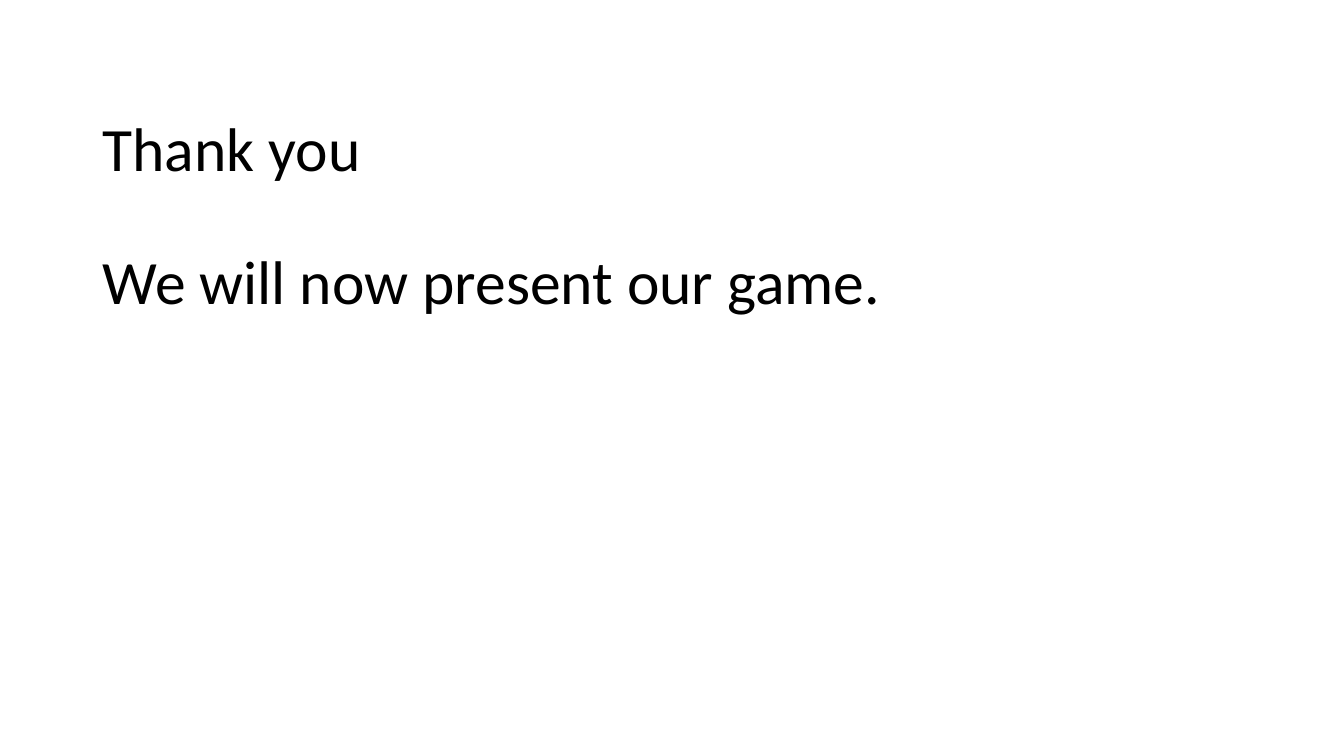
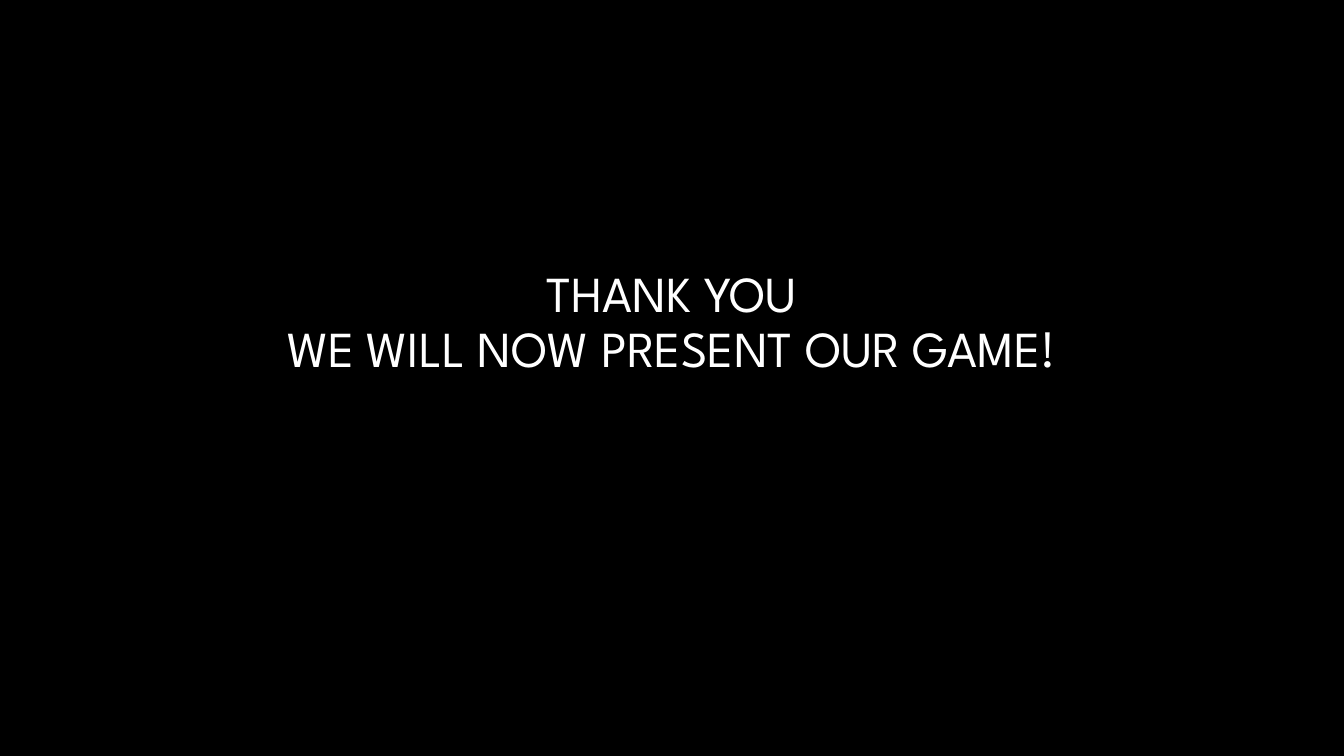
Before and after one commit to christian-plourde/COMP376-Project, a slide deck: slide 6 of Final demo presentation/Mistborn Ragnarok.pptx. Drawn at 1344x756 pixels with LibreOffice and Linux fonts; fonts in the diff are those of the drawing; background and template pictures are left out. Boxes give left, top, right and bottom in pixels: in the first picture for what was removed or moved away, otherwise in the second. Text is boxed around its words. In the diff, an @@ line names an element or a change of style, - is before the commit and + after.

```diff
--- a/Final demo presentation/Mistborn Ragnarok.pptx
+++ b/Final demo presentation/Mistborn Ragnarok.pptx
@@ background #FFFFFF to #000000 @@
@@ title at (x1=287, y1=278, x2=1057, y2=368): text changed; size 44 to 36 pt; font Calibri to League Spartan; text colour #000000 to #FFFFFF @@
-Thank you
-We will now present our game.
+THANK YOU
+WE WILL NOW PRESENT OUR GAME!
```
Also in this commit, not shown: 5 other slides changed.
